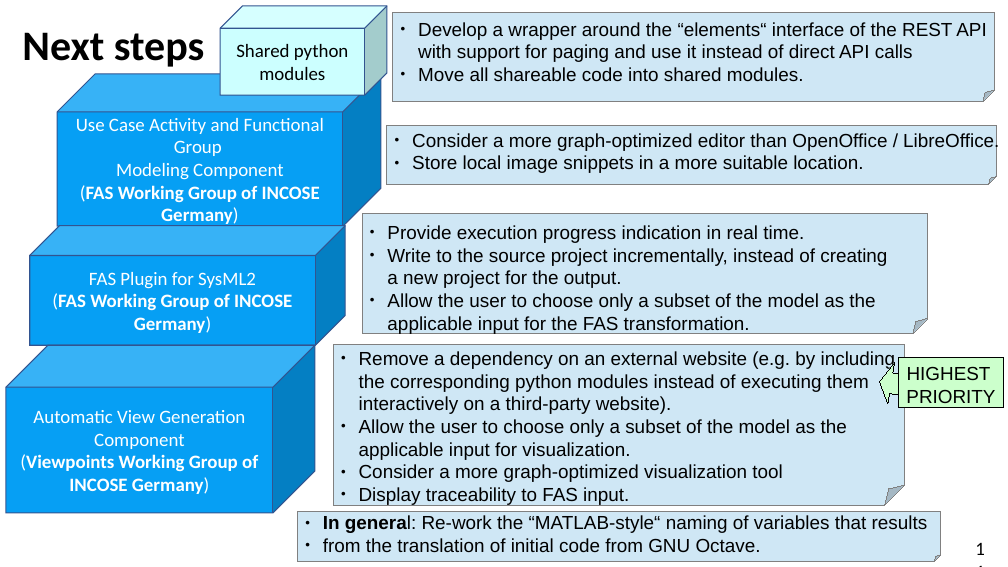
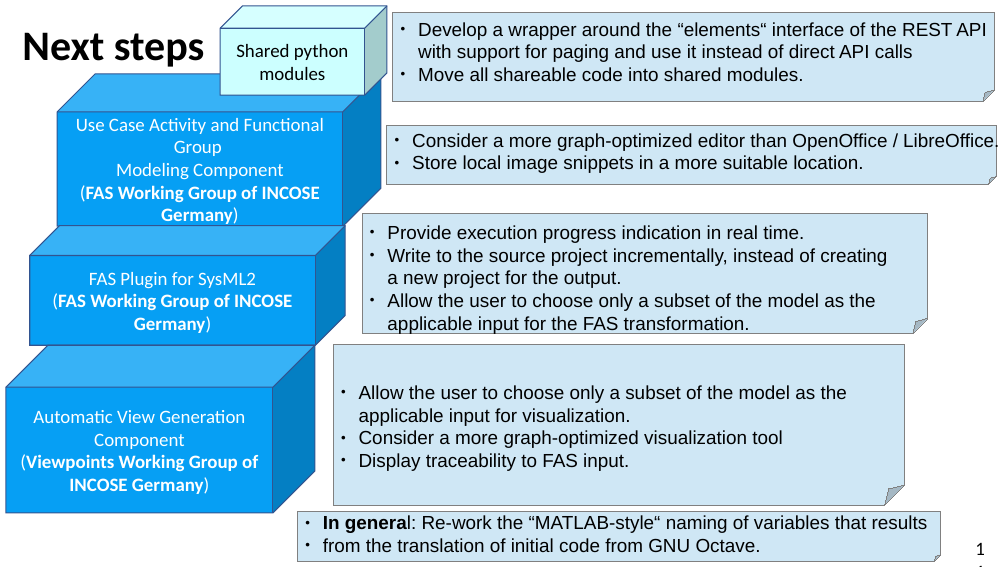
Before and after one commit to GfSE/fas4sysmlv2, a slide deck: slide 11 of doc/tech-docs/sysmlv2-pilot/fas4sysmlv2.odp. Drawn at 1008x567 pixels with LibreOffice and Linux fonts; fonts in the diff are those of the drawing. Boxes give left, top, right and bottom in pixels: in the first picture for what was removed or moved away, otherwise in the second. Text is boxed around its words. In the diff, an @@ line names an element or a change of style, - is before the commit and + after.

```diff
--- a/doc/tech-docs/sysmlv2-pilot/fas4sysmlv2.odp
+++ b/doc/tech-docs/sysmlv2-pilot/fas4sysmlv2.odp
@@ text in folded corner at (359,351,896,414): paragraph removed @@
-● Remove a dependency on an external website (e.g. by including
-  the corresponding python modules instead of executing them
-  interactively on a third-party website).
@@ rectangle removed at (899,358,1003,408) @@
-HIGHEST
-PRIORITY
@@ left arrow removed at (876,361,930,410) @@
```
Also in this commit, not shown: 1 slide added, 1 slide removed.
